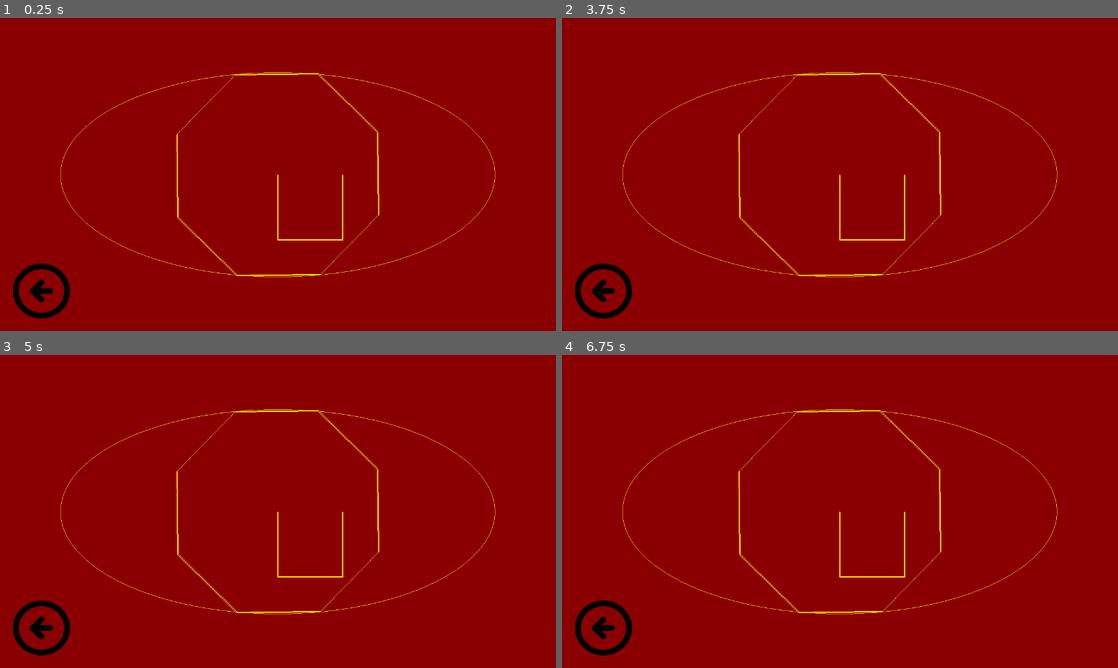
Above: before the commit, frames 1-4 (two rows, left to right).
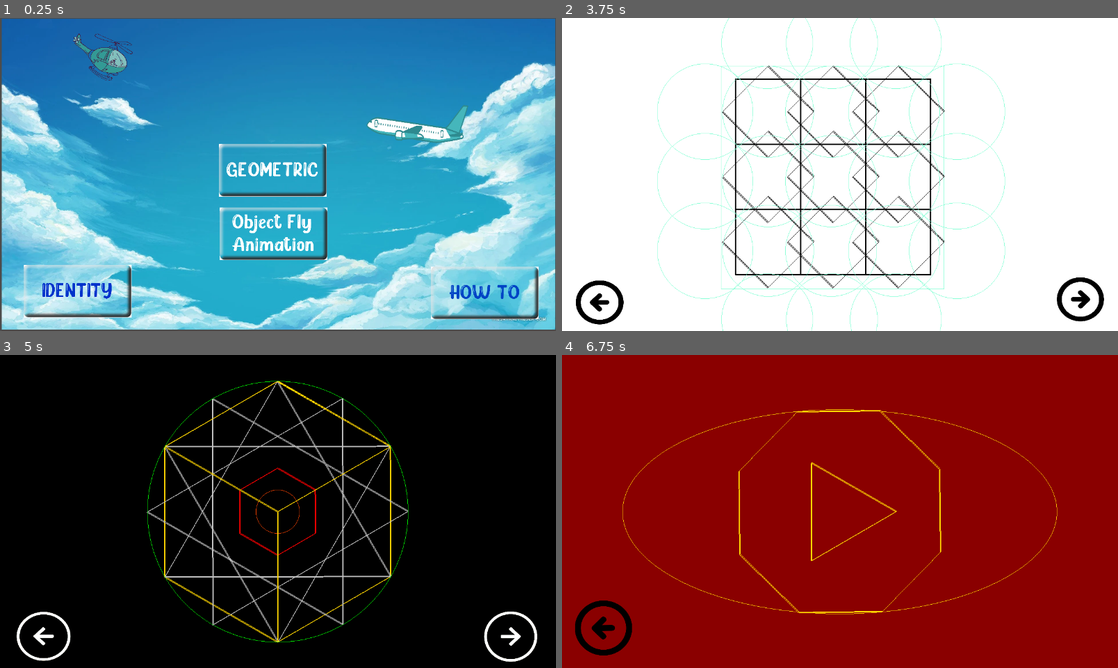
Above: after the commit, the same moments.

Repository: HilmanPermana/KOMGRAF
Game: Godot game, scene res://Scene/Menu.tscn
Two runs of this game, one before a commit and one after it. Both use one fixed random seed, a clock stepped at 60 frames per second and the inputs below. Before the commit the project starts from res://Scene/Geometric3.tscn.
Inputs (mouse positions are in pixels of both pictures, inside the frame that each line leads up to):
- Up to frame 1 (0.25 s): no input
- Up to frame 2 (3.75 s): click (600, 290) at 0.52 s; click (606, 299) at 1.27 s; click (639, 290) at 2.02 s; click (834, 233) at 2.77 s; click (834, 171) at 3.52 s
- Up to frame 3 (5 s): click (517, 636) at 4.27 s
- Up to frame 4 (6.75 s): click (606, 636) at 5.02 s; click (1073, 636) at 5.77 s; click (1073, 636) at 6.52 s

The runs differ from the first frame. In frame 1, 100% of the frame differs, in the area x 0-100%, y 0-100%; in frame 2, 100%; in frame 3, 99%; in frame 4, 0.4%.

Commit message:
Finish Object Geometry 3

Diff:
--- a/TubesETS_2D/SourceCodeProject/Scene/Geometric2.tscn
+++ b/TubesETS_2D/SourceCodeProject/Scene/Geometric2.tscn
@@ -35,4 +35,4 @@
 flat = true
 
 [connection signal="pressed" from="next3" to="." method="_on_Next3_pressed"]
-[connection signal="pressed" from="Back1" to="." method="_on_Next3_pressed"]
+[connection signal="pressed" from="Back1" to="." method="_on_Back1_pressed"]
--- a/TubesETS_2D/SourceCodeProject/Script/Geometric3.gd
+++ b/TubesETS_2D/SourceCodeProject/Script/Geometric3.gd
@@ -7,10 +7,7 @@
 
 	segi_lebihdari4_rotate(250, 8, Vector2(640, 360), 0.0, Color.gold, 67, Vector2(640,360));
 	ellips(640, 360, 500, 235, Color.gold);
-	segitiga_ss(Vector2(640, 360), 150, Color.gold, "weight");
-
-
-
+	segi_lebihdari4_rotate(130, 3, Vector2(640, 360), 0.0, Color.gold, 120, Vector2(640,360));
 
 
 func _on_Back2_pressed():
--- a/TubesETS_2D/SourceCodeProject/Script/Shape.gd
+++ b/TubesETS_2D/SourceCodeProject/Script/Shape.gd
@@ -21,22 +21,38 @@
 		# Sisi Kanan
 		line_dda(start.x+length-1, start.y, start.x+length-1, start.y+length, color, type)
 
-func segitiga_ss(start, length, color, type):
+func segitiga_siku(start, base, height, color, type):
 	if type != 'weight':
-
-		# Sisi Bawah
-		line_dda(start.x, start.y+length, start.x+length, start.y+length, color, type)
-		# Sisi Kiri
-		line_dda(start.x  - 100, start.y, start.x - 50, start.y+length, color, type)
-		# Sisi Kanan
-		line_dda(start.x+length, start.y, start.x+length, start.y+length, color, type)
+		# Sisi Kiri
+		line_dda(start.x, start.y, start.x, start.y+height, color, type)
+		# Sisi Bawah
+		line_dda(start.x, start.y+height, start.x+base, start.y+height, color, type)
+		# Sisi Miring
+		line_dda(start.x, start.y, start.x+base, start.y+height, color, type)
 	else:
-		# Sisi Bawah
-		line_dda(start.x-1, start.y+length, start.x+length, start.y+length, color, type)
-		# Sisi Kiri
-		line_dda(start.x, start.y, start.x, start.y+length, color, type)
-		# Sisi Kanan
-		line_dda(start.x+length-1, start.y, start.x+length-1, start.y+length, color, type)
+		# Sisi Kiri
+		line_dda(start.x, start.y, start.x, start.y+height, color, type)
+		# Sisi Bawah
+		line_dda(start.x-1, start.y+height, start.x+base, start.y+height, color, type)
+		# Sisi Miring
+		line_dda(start.x, start.y, start.x+base, start.y+height, color, type)
+
+func segitiga_ss(start, base, height, color, type):
+
+	if type != 'weight':
+		# Sisi Kiri
+		line_dda(start.x, start.y, start.x, start.y+height, color, type)
+		# Sisi Bawah
+		line_dda(start.x, start.y+height, start.x+base, start.y+height, color, type)
+		# Sisi Miring
+		line_dda(start.x, start.y, start.x+base, start.y+height, color, type)
+	else:
+		# Sisi Kiri
+		line_dda(start.x + 100, start.y, start.x, start.y+height, color, type)
+		# Sisi Bawah
+		line_dda(start.x-1, start.y+height, start.x+base, start.y+height, color, type)
+		# Sisi Miring
+		line_dda(start.x + 100, start.y, start.x + 200, start.y+height, color, type)
 
 func layang(start, diag1_top, diag1_bottom, diag2, color, type):
 	# Sisi Kiri Atas
--- a/TubesETS_2D/SourceCodeProject/project.godot
+++ b/TubesETS_2D/SourceCodeProject/project.godot
@@ -11,7 +11,7 @@
 [application]
 
 config/name="Source Code Project"
-run/main_scene="res://Scene/Geometric3.tscn"
+run/main_scene="res://Scene/Menu.tscn"
 
 [display]
 
Not shown, added: TubesETS_2D/SumberInspirasi/Cbentukdasar1.jpg
Not shown, added: TubesETS_2D/SumberInspirasi/Cbentukdasar2.jpg
Not shown, added: TubesETS_2D/SumberInspirasi/Ins2_BerbagaiBentuk2.webp
Not shown, added: TubesETS_2D/SumberInspirasi/Ins3_BerbagaiBentuk.webp
Not shown, added: TubesETS_2D/SumberInspirasi/Ins3_JetPlane.jpg
Not shown, added: TubesETS_2D/SumberInspirasi/Ins5_fighterAircraft.jpg
Not shown, added: TubesETS_2D/SumberInspirasi/Tangram_Helicopter.png
Not shown, added: TubesETS_2D/SumberInspirasi/Tangram_Helicopter2.png
Not shown, added: TubesETS_2D/SumberInspirasi/Tangram_Helicopter3.jpg
Not shown, added: TubesETS_2D/SumberInspirasi/Tangram_Pesawat1.jpg
Not shown, added: TubesETS_2D/SumberInspirasi/Tangram_Pesawat2.jpg
Not shown, added: TubesETS_2D/SumberInspirasi/Tangram_Pesawat3.jpg
